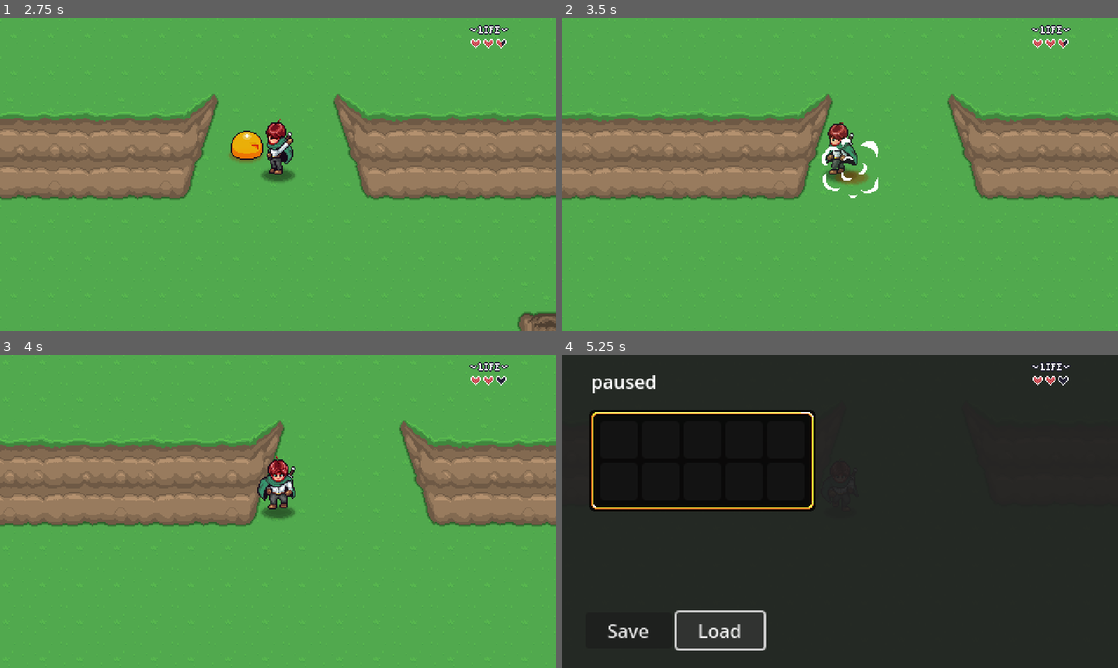
Above: before the commit, frames 1-4 (two rows, left to right).
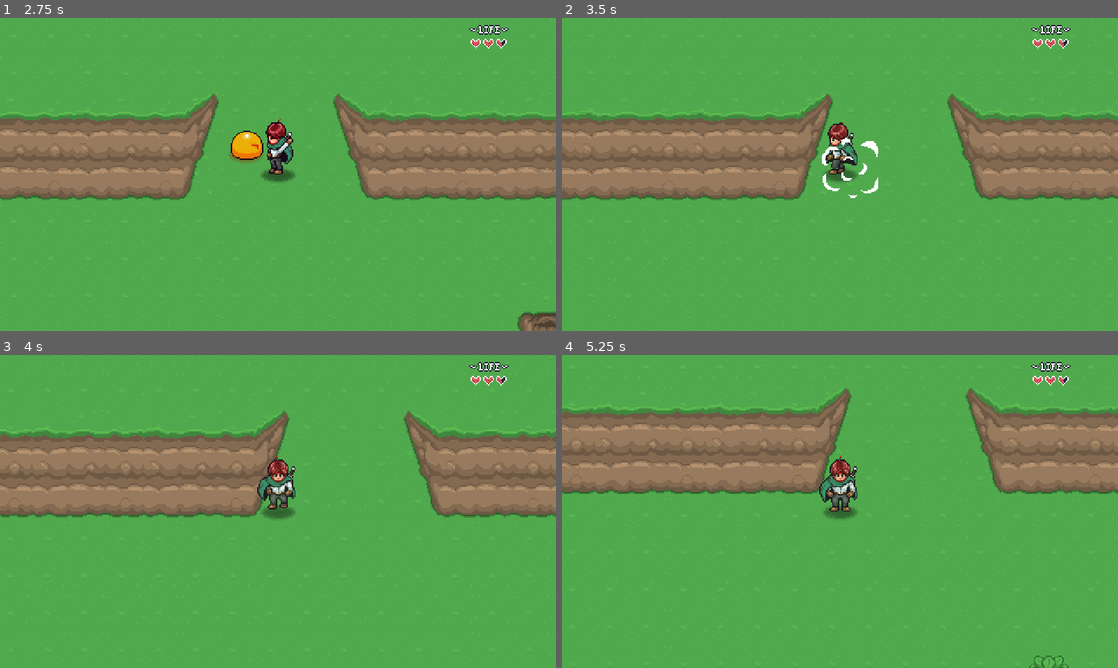
Above: after the commit, the same moments.

Repository: CaptainTiki/RPGGodot
Game: Godot game, scene res://Playground.tscn
The game is run twice, just before and just after one commit, with the same random seed, the same clock (stepped at 60 frames per second) and the same inputs. This scene is started directly instead of the project's main scene. Sound files missing from this copy of the repository are replaced by a short silence.
Inputs (mouse positions are in pixels of both pictures, inside the frame that each line leads up to):
- Up to frame 1 (2.75 s): tap Enter at 0.5 s; hold Z (attack) 0.53-1.28 s; hold W (up) 0.53-2.03 s; tap Z (attack) at 1.35 s; hold A (left) from 2.03 s (still down); hold Z (attack) from 2.03 s (still down)
- Up to frame 2 (3.5 s): keep holding A (left); release Z (attack) at 2.78 s; tap Z (attack) at 2.85 s
- Up to frame 3 (4 s): release A (left) at 3.53 s; hold S (down) from 3.53 s (still down); hold Z (attack) from 3.53 s (still down)
- Up to frame 4 (5.25 s): tap Escape (pause) at 4.15 s; release S (down) at 4.25 s; release Z (attack) at 4.25 s; click "Save" at 4.25 s; click (717, 630) at 5 s, where only the run before the commit has a clickable "Load"

Frame 1 is identical in both runs. In frame 2, 0.2% of the frame differs, in the area x 49-55%, y 48-54%; in frame 3, 11%; in frame 4, 100%, in the area x 0-100%, y 0-100%.
Error after the commit: Attempt to call function 'grab_focus' in base 'null instance' on a null instance. (res://GUI/Menus/Pause_Menu/Inventory/Scripts/inventory_UI.gd:30)

Commit message:
Bug Fixing
fixed a but on load inventory

Diff:
--- a/Enemies/Scripts/States/enemy_state_destroy.gd
+++ b/Enemies/Scripts/States/enemy_state_destroy.gd
@@ -20,6 +20,7 @@
 	enemy.velocity = _direction * -knockback_speed
 	enemy.UpdateAnimation(anim_name)
 	enemy.animation_player.animation_finished.connect(_on_animation_finished)
+	disable_hurt_box()
 	pass
 
 func exit() -> void:
@@ -40,3 +41,8 @@
 
 func _on_animation_finished(_a : String) -> void:
 	enemy.queue_free()
+
+func disable_hurt_box() -> void:
+	var hurt_box : HurtBox = enemy.get_node_or_null("HurtBox")
+	if hurt_box:
+		hurt_box.monitoring = false
--- a/Enemies/Slime/Slime.tscn
+++ b/Enemies/Slime/Slime.tscn
@@ -118,6 +118,18 @@
 "transitions": PackedFloat32Array(1),
 "update": 0,
 "values": [Color(1, 1, 1, 1)]
+}
+tracks/3/type = "value"
+tracks/3/imported = false
+tracks/3/enabled = true
+tracks/3/path = NodePath("ShadowSprite2D:modulate")
+tracks/3/interp = 1
+tracks/3/loop_wrap = true
+tracks/3/keys = {
+"times": PackedFloat32Array(0),
+"transitions": PackedFloat32Array(1),
+"update": 0,
+"values": [Color(0.552941, 0.203922, 0, 0.501961)]
 }
 
 [sub_resource type="Animation" id="Animation_bv7p5"]
@@ -199,6 +211,18 @@
 "clips": PackedStringArray("destroy"),
 "times": PackedFloat32Array(0.0025)
 }
+tracks/6/type = "value"
+tracks/6/imported = false
+tracks/6/enabled = true
+tracks/6/path = NodePath("ShadowSprite2D:modulate")
+tracks/6/interp = 1
+tracks/6/loop_wrap = true
+tracks/6/keys = {
+"times": PackedFloat32Array(0, 0.3),
+"transitions": PackedFloat32Array(1, 1),
+"update": 0,
+"values": [Color(0.552941, 0.203922, 0, 0.501961), Color(0.552941, 0.203922, 0, 0)]
+}
 
 [sub_resource type="Animation" id="Animation_jnkrx"]
 resource_name = "destroy_side"
@@ -279,6 +303,18 @@
 "clips": PackedStringArray("destroy"),
 "times": PackedFloat32Array(0.0025)
 }
+tracks/6/type = "value"
+tracks/6/imported = false
+tracks/6/enabled = true
+tracks/6/path = NodePath("ShadowSprite2D:modulate")
+tracks/6/interp = 1
+tracks/6/loop_wrap = true
+tracks/6/keys = {
+"times": PackedFloat32Array(0, 0.3),
+"transitions": PackedFloat32Array(1, 1),
+"update": 0,
+"values": [Color(0.552941, 0.203922, 0, 0.501961), Color(0.552941, 0.203922, 0, 0)]
+}
 
 [sub_resource type="Animation" id="Animation_jp1c6"]
 resource_name = "destroy_up"
@@ -358,6 +394,18 @@
 tracks/5/keys = {
 "clips": PackedStringArray("destroy"),
 "times": PackedFloat32Array(0.0025)
+}
+tracks/6/type = "value"
+tracks/6/imported = false
+tracks/6/enabled = true
+tracks/6/path = NodePath("ShadowSprite2D:modulate")
+tracks/6/interp = 1
+tracks/6/loop_wrap = true
+tracks/6/keys = {
+"times": PackedFloat32Array(0, 0.3),
+"transitions": PackedFloat32Array(1, 1),
+"update": 0,
+"values": [Color(0.552941, 0.203922, 0, 0.501961), Color(0.552941, 0.203922, 0, 0)]
 }
 
 [sub_resource type="Animation" id="Animation_2eqg8"]
--- a/GUI/Menus/Pause_Menu/pause_menu.gd
+++ b/GUI/Menus/Pause_Menu/pause_menu.gd
@@ -45,6 +45,7 @@
 	if is_paused == false:
 		return
 	SaveManager.save_game()
+	hide_pause_menu()
 	pass
 
 func _on_load_pressed() -> void:
@@ -52,6 +53,7 @@
 		return
 	SaveManager.load_game()
 	await LevelManager.level_load_started
+	hide_pause_menu()
 	pass
 
 func update_item_description(new_text : String) -> void:
--- a/Player/Scripts/state_attack.gd
+++ b/Player/Scripts/state_attack.gd
@@ -25,7 +25,9 @@
 	attacking = true
 
 	await get_tree().create_timer(0.075).timeout #timer to wait until attack is most way through swing
-	hurt_box.monitoring = true
+
+	if attacking: #keeps the player hurtbox from staying on during the await functions
+		hurt_box.monitoring = true
 
 ## What happens when the player leaves this state
 func exit() -> void:
